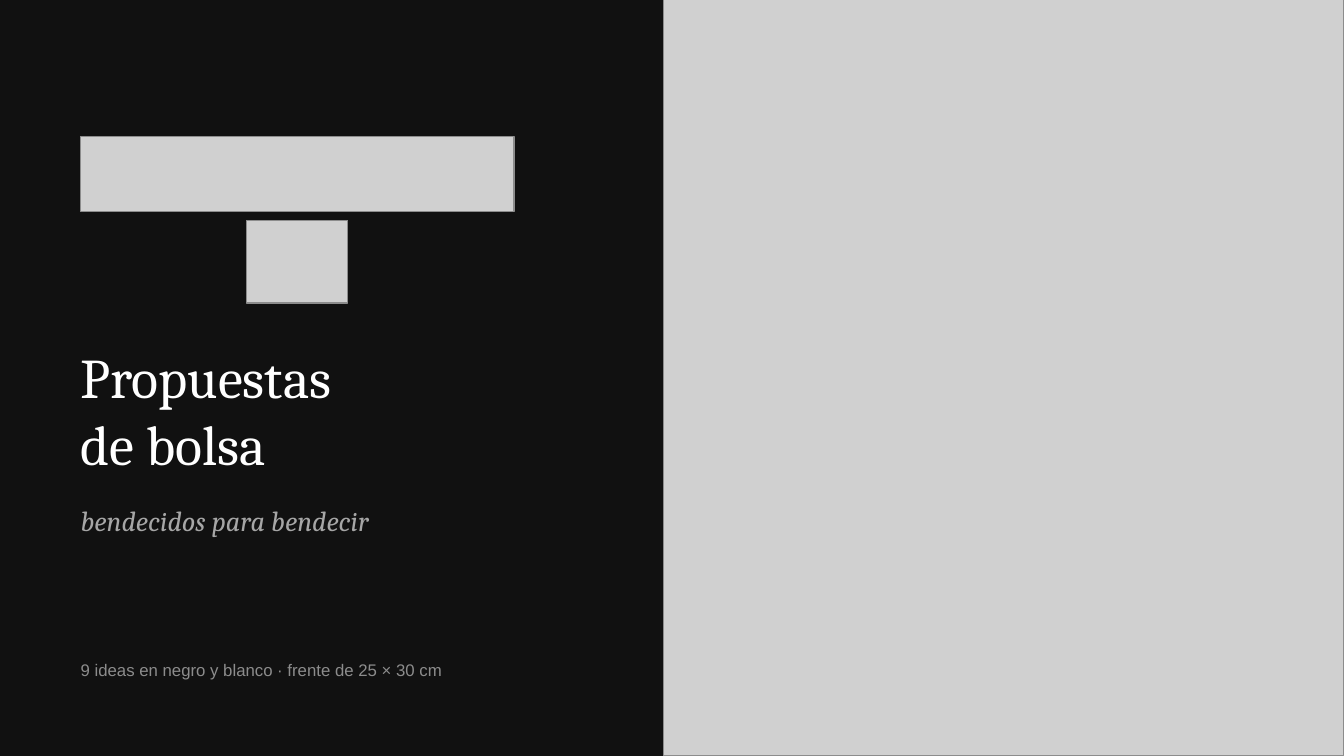
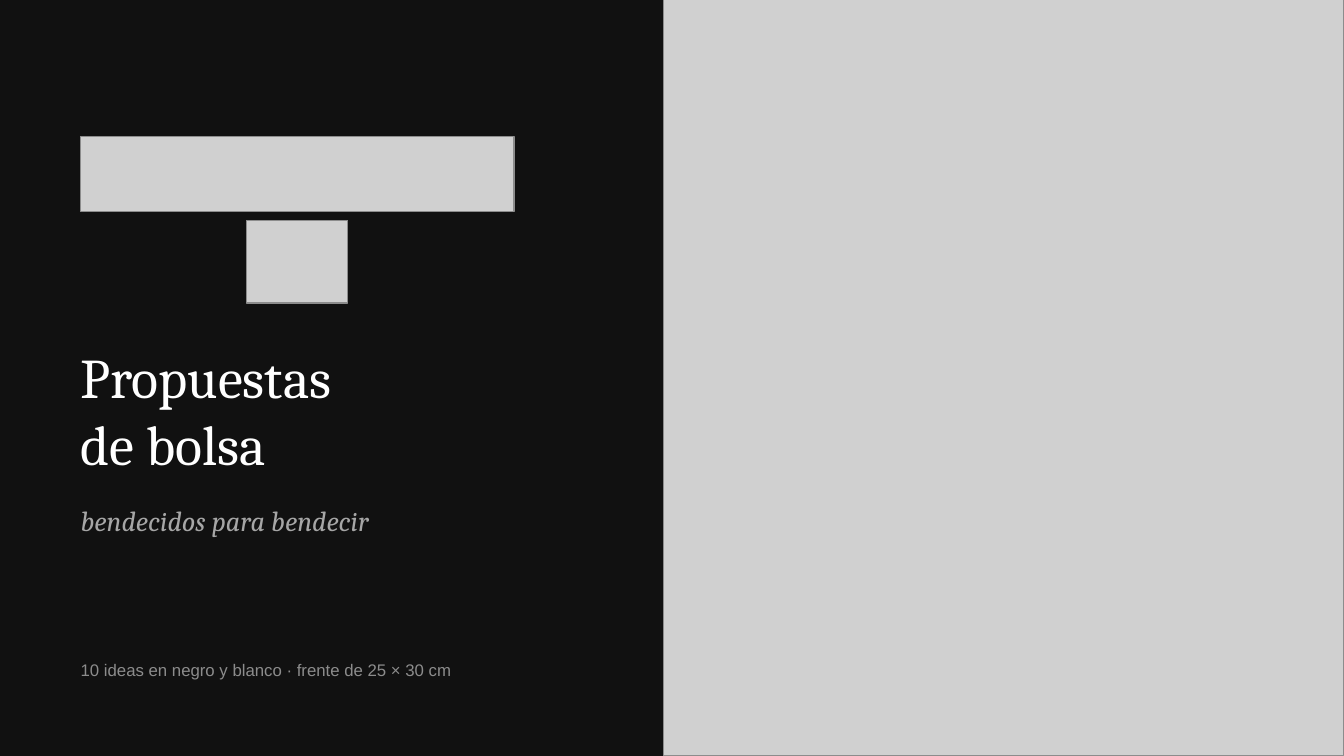
Before and after one commit to diegorecarga8-web/cognicion-social, a slide deck: slide 1 of bolsa-jdcel/JDCEL-propuestas-bolsa.pptx. Drawn at 1344x756 pixels with LibreOffice and Linux fonts; fonts in the diff are those of the drawing; grey boxes stand for pictures. Boxes give left, top, right and bottom in pixels: in the first picture for what was removed or moved away, otherwise in the second. Text is boxed around its words. In the diff, an @@ line names an element or a change of style, - is before the commit and + after.

```diff
--- a/bolsa-jdcel/JDCEL-propuestas-bolsa.pptx
+++ b/bolsa-jdcel/JDCEL-propuestas-bolsa.pptx
@@ text at (81,664,451,680): text changed @@
-9 ideas en negro y blanco · frente de 25 × 30 cm
+10 ideas en negro y blanco · frente de 25 × 30 cm
```
Also in this commit, not shown: 2 other slides changed, 1 slide added, 7 other files.
